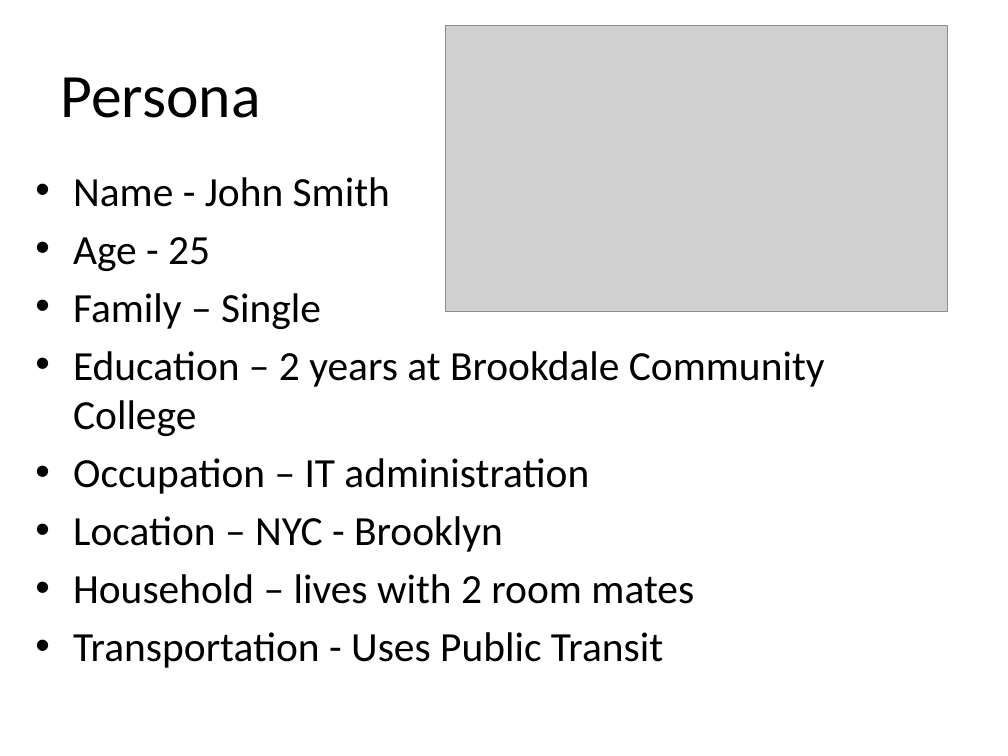
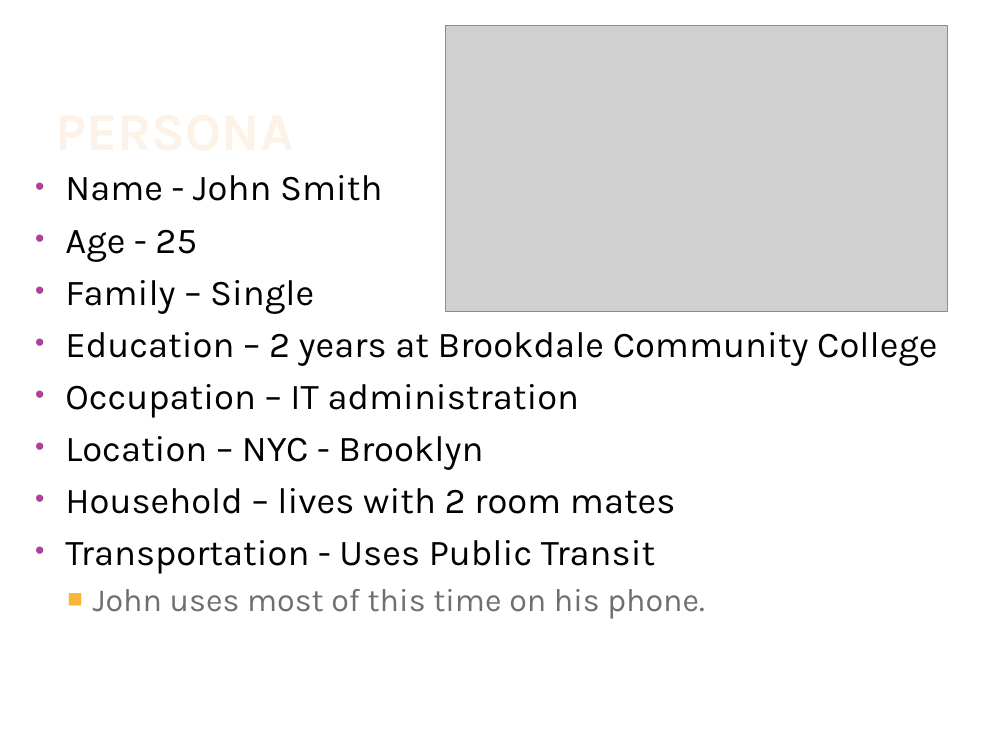
Before and after one commit to JamieShamilian/gamer, a slide deck: slide 7 of doc/GamerSelect.pptx. Drawn at 1008x756 pixels with LibreOffice and Linux fonts; fonts in the diff are those of the drawing; grey boxes stand for pictures; background and template pictures are left out. Boxes give left, top, right and bottom in pixels: in the first picture for what was removed or moved away, otherwise in the second. Text is boxed around its words. In the diff, an @@ line names an element or a change of style, - is before the commit and + after.

```diff
--- a/doc/GamerSelect.pptx
+++ b/doc/GamerSelect.pptx
@@ title "PERSONA" at [50,35,849,161]: vertical alignment middle to bottom @@
@@ title at [60,77,260,118]: text changed; size 44 to 38 pt; font Calibri to Karla; text colour #000000 to gradient #FEF7F1 to #FEF3E8 to #FBCF9C to #F9B94C; bold on @@
-Persona
+PERSONA
@@ text at [65,175,937,574]: size 29.6 to 26 pt, font Calibri to Karla in "Name - John Smith", "Age - 25", "Family – Single", "Education – 2 years at Brookdale Community ..." and 4 more places; indent changed @@
@@ text at [93,589,704,619]: paragraph added @@
+  ■ John uses most of this time on his phone.
```
Also in this commit, not shown: 17 other slides changed, 3 slides added.
